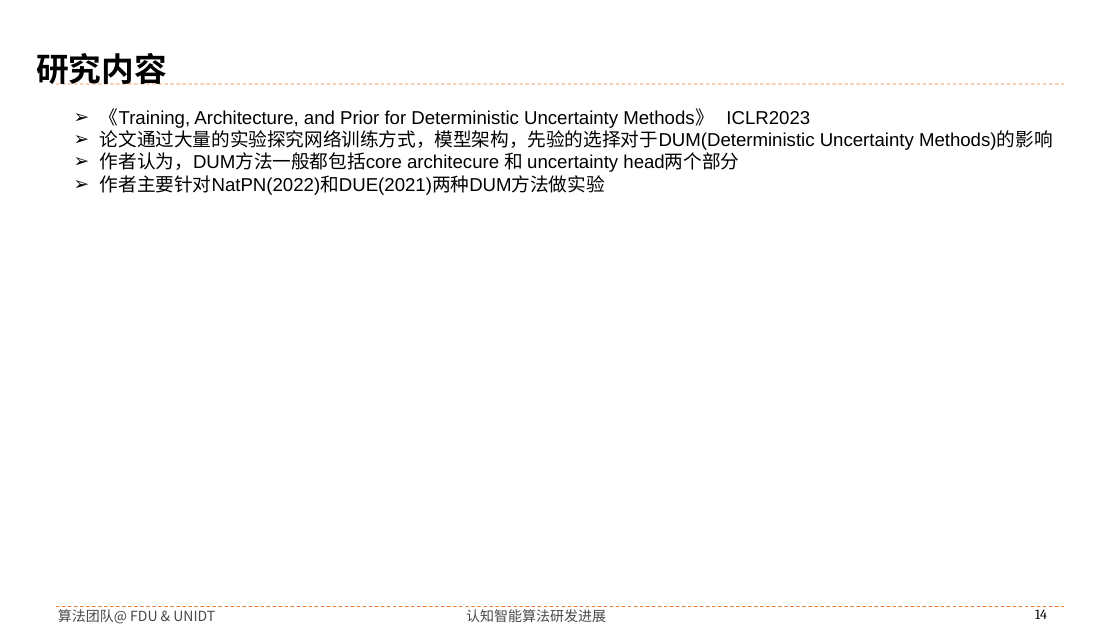
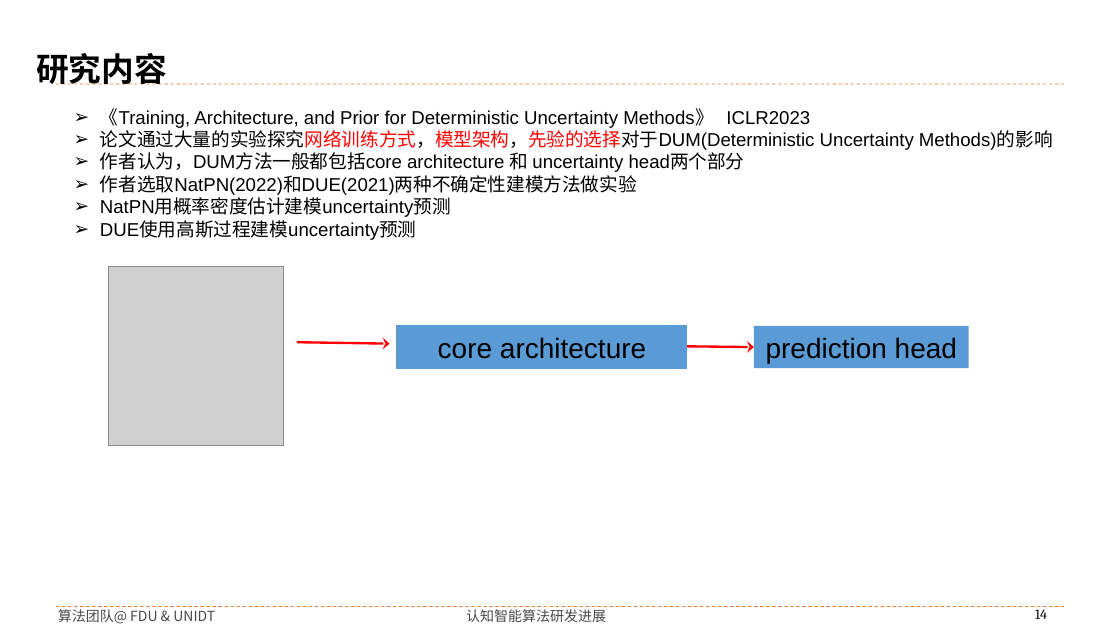
Before and after one commit to buyizhiyou/YYMUncertainty, a slide deck: slide 14 of pre/ddu_pre.pptx. Drawn at 1120x630 pixels with LibreOffice and Linux fonts; fonts in the diff are those of the drawing; grey boxes stand for pictures; background and template pictures are left out. Boxes give left, top, right and bottom in pixels: in the first picture for what was removed or moved away, otherwise in the second. Text is boxed around its words. In the diff, an @@ line names an element or a change of style, - is before the commit and + after.

```diff
--- a/pre/ddu_pre.pptx
+++ b/pre/ddu_pre.pptx
@@ text at box(100, 127, 1053, 150): text colour #000000 to #FF0000 in "论文通过大量的实验探究网络训练方式，模型架构，先验的选择对于DUM(Deterministic" @@
@@ text at box(100, 152, 745, 240): text changed @@
-➢ 作者认为，DUM方法一般都包括core architecure 和 uncertainty head两个部分
-➢ 作者主要针对NatPN(2022)和DUE(2021)两种DUM方法做实验
+➢ 作者认为，DUM方法一般都包括core architecture 和 uncertainty head两个部分
+➢ 作者选取NatPN(2022)和DUE(2021)两种不确定性建模方法做实验
+➢ NatPN用概率密度估计建模uncertainty预测
+➢ DUE使用高斯过程建模uncertainty预测
@@ group added at box(108, 266, 970, 446): 2 rectangles, 2 arrows, 1 picture @@
+core architecture
+prediction head
```
Also in this commit, not shown: 1 other slide changed, 1 slide added, 4 other files.
